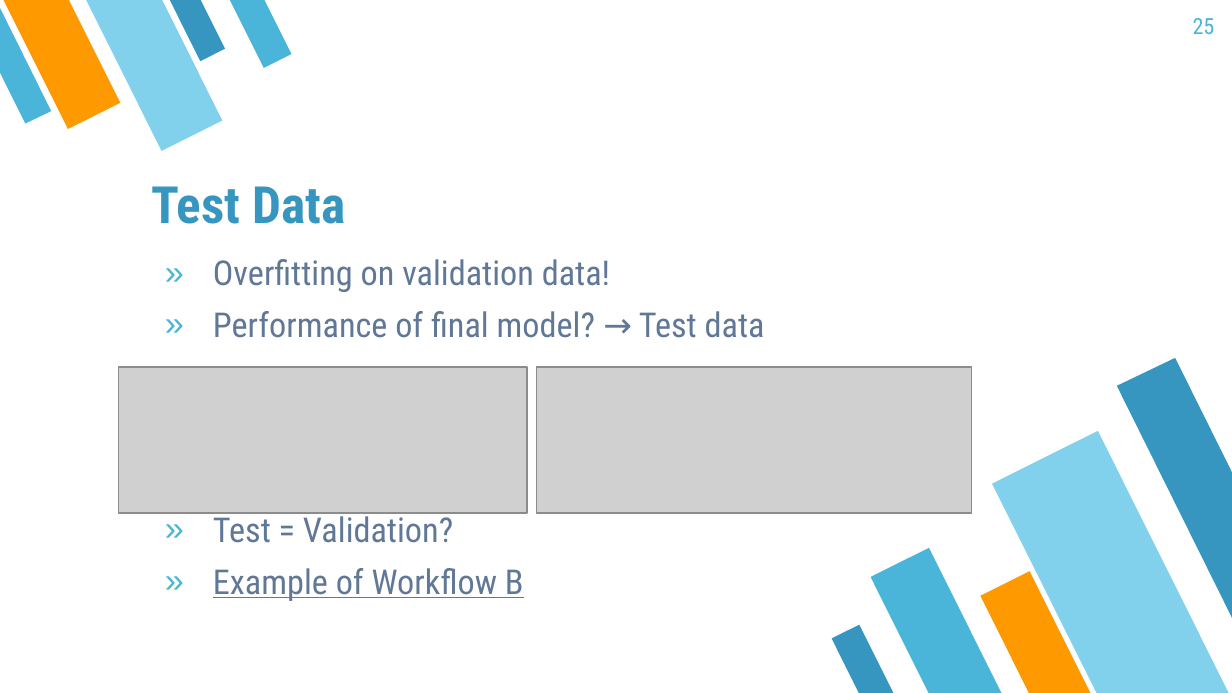
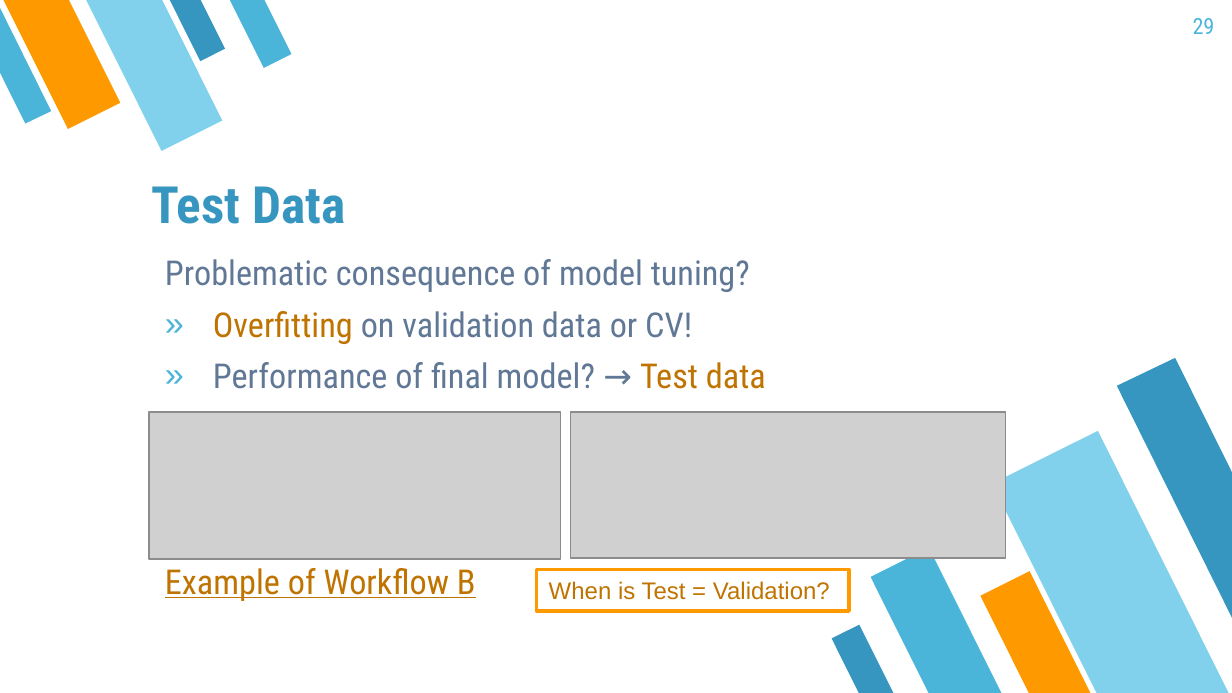
Before and after one commit to mayer79/ml_lecture, a slide deck: slide 29 of slides/DRAFT.pptx (slide 25 before the commit). Drawn at 1232x693 pixels with LibreOffice and Linux fonts; fonts in the diff are those of the drawing; grey boxes stand for pictures. Boxes give left, top, right and bottom in pixels: in the first picture for what was removed or moved away, otherwise in the second. Text is boxed around its words. In the diff, an @@ line names an element or a change of style, - is before the commit and + after.

```diff
--- a/slides/DRAFT.pptx
+++ b/slides/DRAFT.pptx
@@ page number at (x1=1193, y1=18, x2=1215, y2=34): text changed @@
-25
+29
@@ text at (x1=165, y1=259, x2=750, y2=344): text changed @@
-» Overfitting on validation data!
+Problematic consequence of model tuning?
+» Overfitting on validation data or CV!
@@ text at (x1=165, y1=362, x2=766, y2=601): text colour #607896 to #BF7300 in "Test data", "Example of Workflow B"; bullet » to none @@
@@ picture resized from (x1=118, y1=367, x2=526, y2=514) to (x1=149, y1=411, x2=561, y2=558) @@
@@ picture moved from (x1=537, y1=367, x2=972, y2=514) to (x1=570, y1=411, x2=1005, y2=558) @@
@@ text at (x1=213, y1=511, x2=453, y2=543): paragraph removed @@
-» Test = Validation?
@@ rectangle added at (x1=537, y1=569, x2=850, y2=611), fill #FFFFFF, outline #FF9900 2 pt, 14 pt, text #BF7300 @@
+When is Test = Validation?
```
Also in this commit, not shown: 24 other slides changed, 4 slides added, 2 other files.
